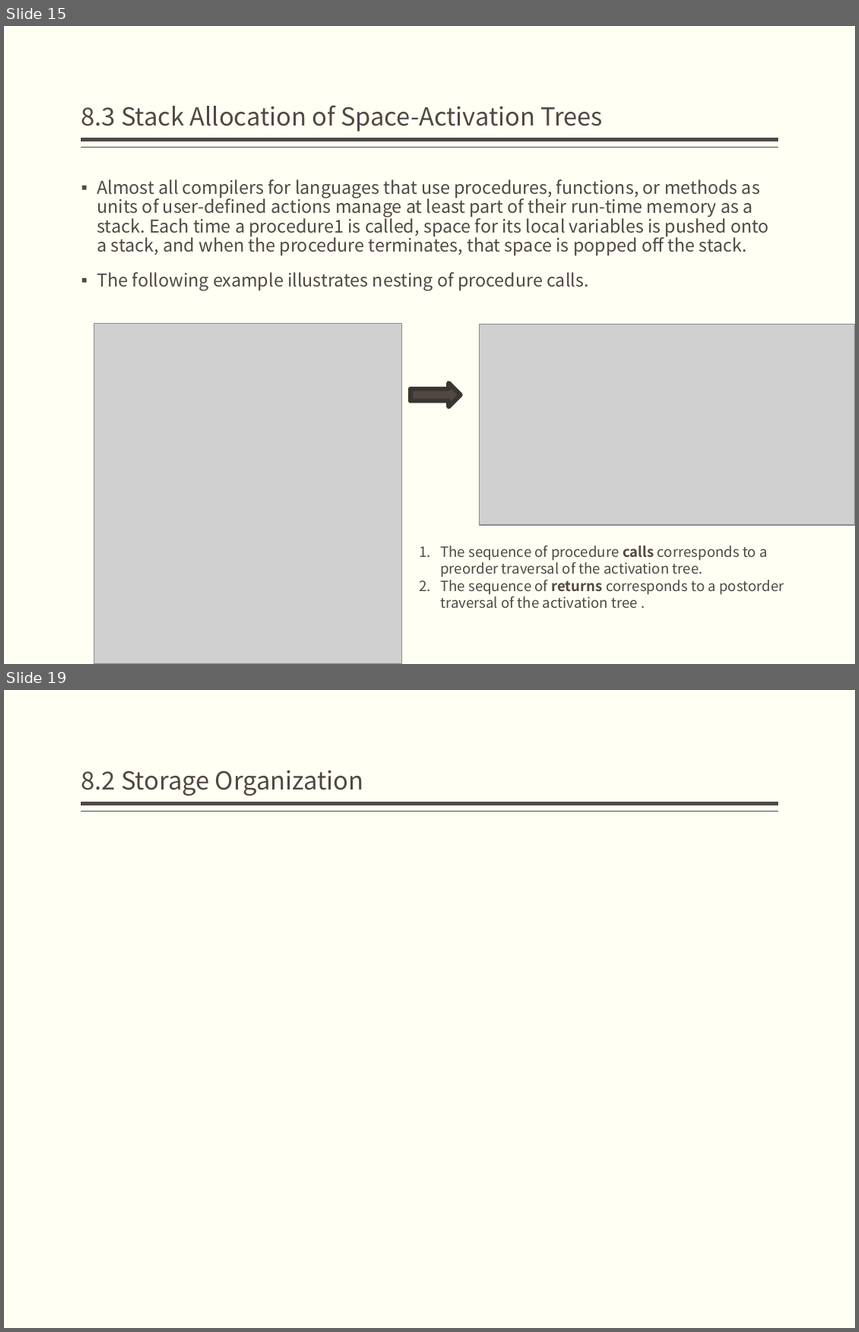
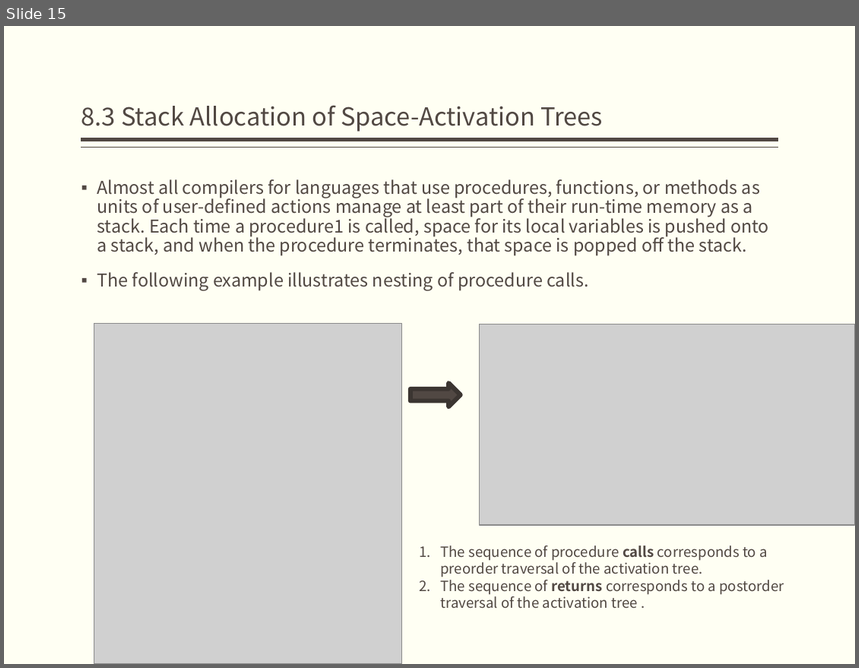
Before and after one commit to jz81/jz81.github.io, a slide deck: course/compiler/lecture/(Spring2020)Lecture8.pptx. Shown one above the other, each under a label of ours: slides 15 and 19 before the commit, slide 15 after it; the slides between them are not shown. The pictures are 859x1332 and 859x668 pixels, drawn with LibreOffice and Linux fonts; fonts in the diff are those of the drawing; grey boxes stand for pictures. Boxes give left, top, right and bottom in pixels: in the first picture for what was removed or moved away, otherwise in the second. Text is boxed around its words. In the diff, an @@ line names an element or a change of style, - is before the commit and + after.

```diff
--- a/course/compiler/lecture/(Spring2020)Lecture8.pptx
+++ b/course/compiler/lecture/(Spring2020)Lecture8.pptx
@@ slide 19 removed at box(4, 690, 855, 1328), background #FFFFF3; not listed: 2 template elements that a slide beside it also shows @@
@@ title removed at box(82, 770, 363, 796) @@
-8.2 Storage Organization
```
Also in this commit, not shown: 1 slide changed, 7 slides added, 4 other slides removed.
